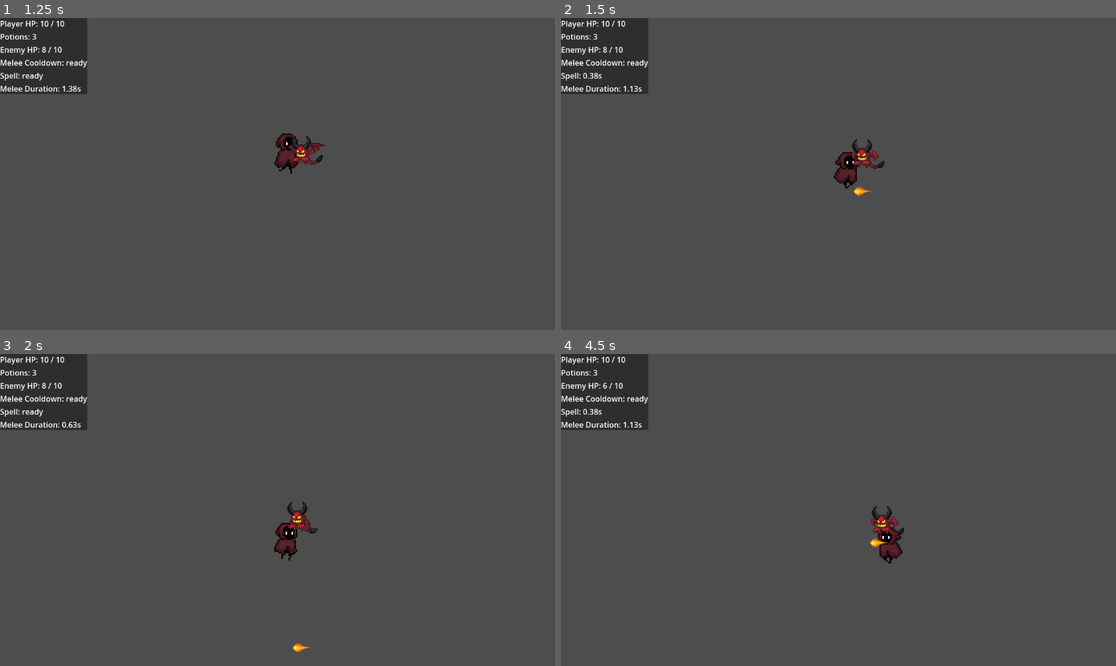
Above: before the commit, frames 1-4 (two rows, left to right).
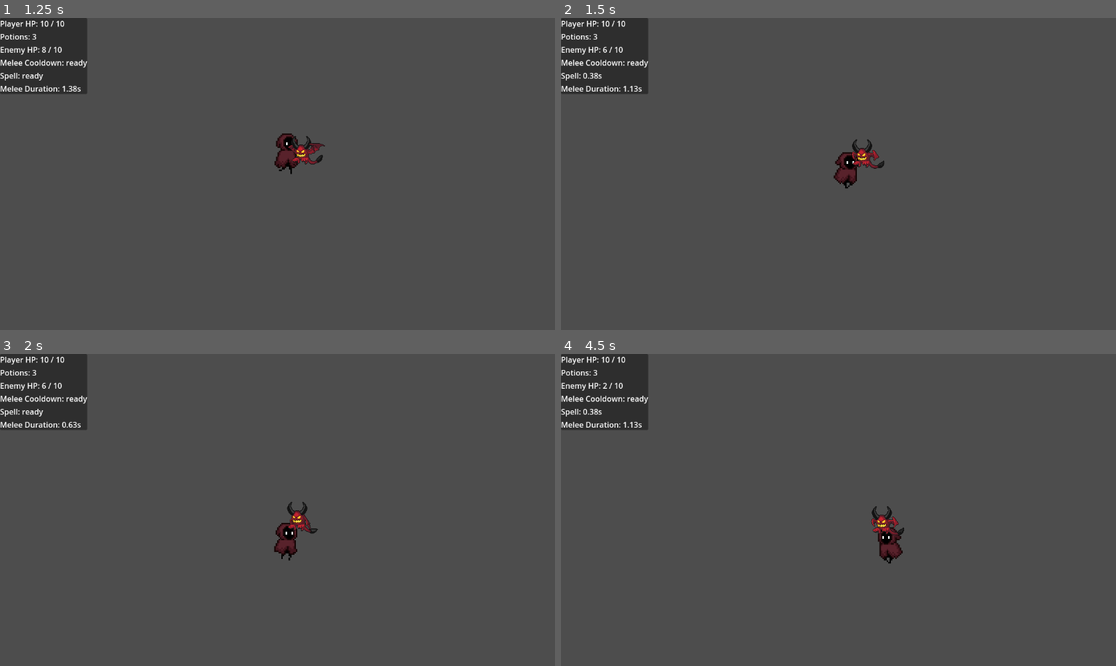
Above: after the commit, the same moments.

Repository: Benji4021/Descent
Game: Godot game, scene res://Scenes/test-scene.tscn
Same seed, same stepped clock (60 frames per second), same inputs: the game is played once before the commit and once after it.
Inputs (mouse positions are in pixels of both pictures, inside the frame that each line leads up to):
- Up to frame 1 (1.25 s): move the mouse to (399, 158) at 0.52 s; hold D (right) from 0.53 s (still down); tap J (attack_melee) at 0.6 s
- Up to frame 2 (1.5 s): move the mouse to (727, 189) at 1.27 s; release D (right) at 1.28 s; hold S (down) from 1.28 s (still down); right-click (727, 189) at 1.35 s
- Up to frame 3 (2 s): keep holding S (down)
- Up to frame 4 (4.5 s): move the mouse to (894, 441) at 2.02 s; release S (down) at 2.03 s; hold D (right) 2.03-2.78 s; hold Shift (shift) 2.03-2.78 s; move the mouse to (810, 572) at 2.77 s; hold W (up) 2.78-3.53 s; tap H (use_heal) at 2.85 s; move the mouse to (1005, 556) at 3.52 s; hold A (left) from 3.53 s (still down); tap J (attack_melee) at 3.6 s; move the mouse to (672, 463) at 4.27 s; right-click (672, 463) at 4.35 s

Frame 1 is identical in both runs. In frame 2, less than 0.1% of the frame differs, in the area x 7-56%, y 9-58%; in frame 3, less than 0.1%; in frame 4, less than 0.1%, in the area x 7-59%, y 9-62%.

Commit message:
Enemy variablen adjust

Diff:
--- a/descent/Scenes/Enemy.tscn
+++ b/descent/Scenes/Enemy.tscn
@@ -230,12 +230,13 @@
 
 [node name="Base_Sprite" type="AnimatedSprite2D" parent="."]
 sprite_frames = SubResource("SpriteFrames_5taui")
-animation = &"Move"
+animation = &"Death"
 
 [node name="HealthComponent" parent="." instance=ExtResource("7_27ry8")]
 
 [node name="Hurtbox" type="Area2D" parent="."]
 scale = Vector2(4, 4)
+collision_layer = 3
 script = ExtResource("8_uoxpr")
 
 [node name="CollisionShape2D" type="CollisionShape2D" parent="Hurtbox"]
